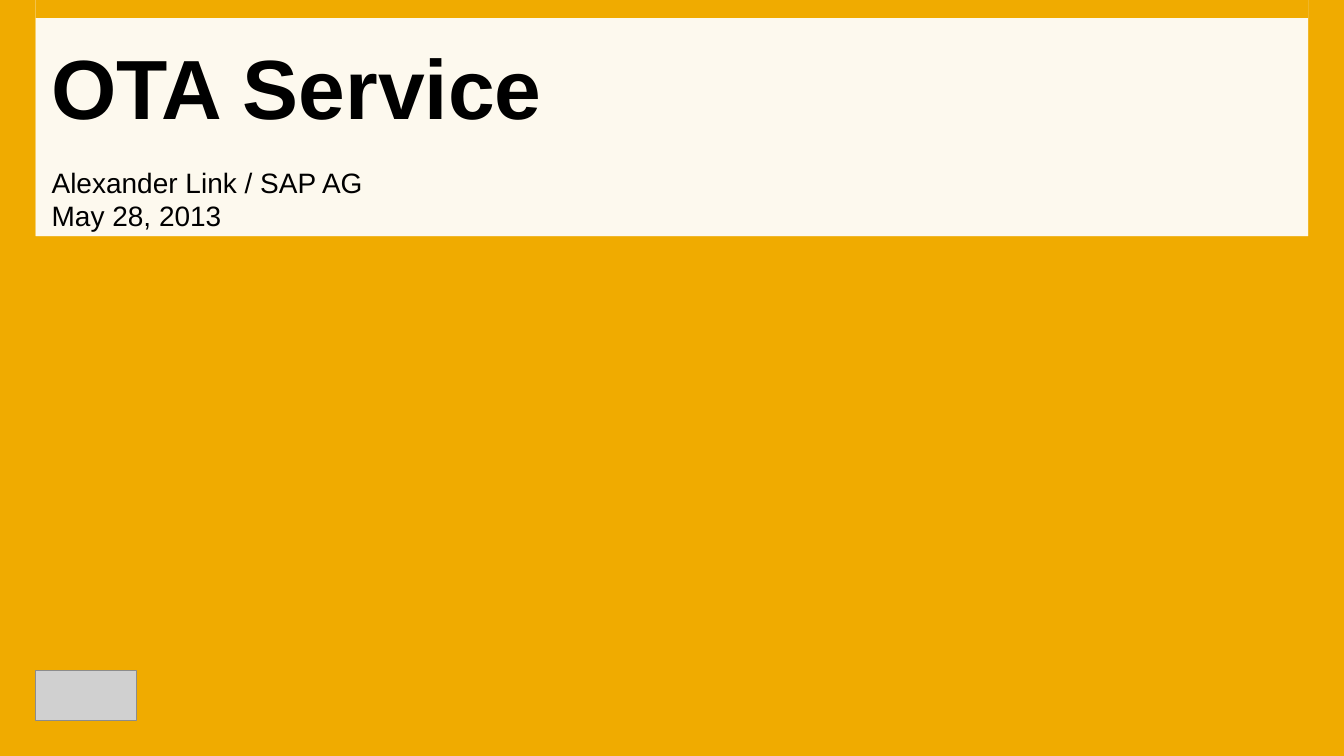
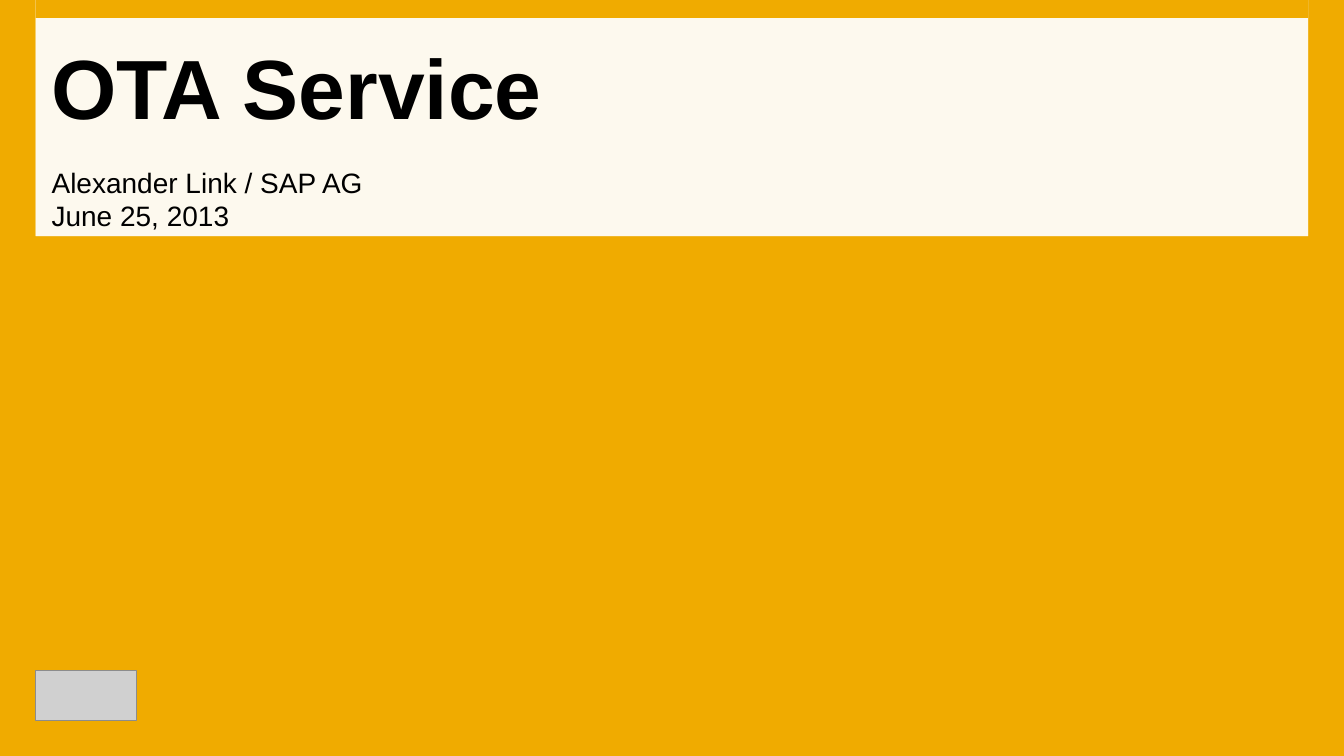
Before and after one commit to marcusholl/OTAService, a slide deck: slide 1 of docs/OTAService.pptx. Drawn at 1344x756 pixels with LibreOffice and Linux fonts; fonts in the diff are those of the drawing; grey boxes stand for pictures; background and template pictures are left out. Boxes give left, top, right and bottom in pixels: in the first picture for what was removed or moved away, otherwise in the second. Text is boxed around its words. In the diff, an @@ line names an element or a change of style, - is before the commit and + after.

```diff
--- a/docs/OTAService.pptx
+++ b/docs/OTAService.pptx
@@ subtitle at (x1=52, y1=206, x2=229, y2=230): text changed @@
-May 28, 2013
+June 25, 2013
```
Also in this commit, not shown: 4 other slides changed, 1 slide added.
